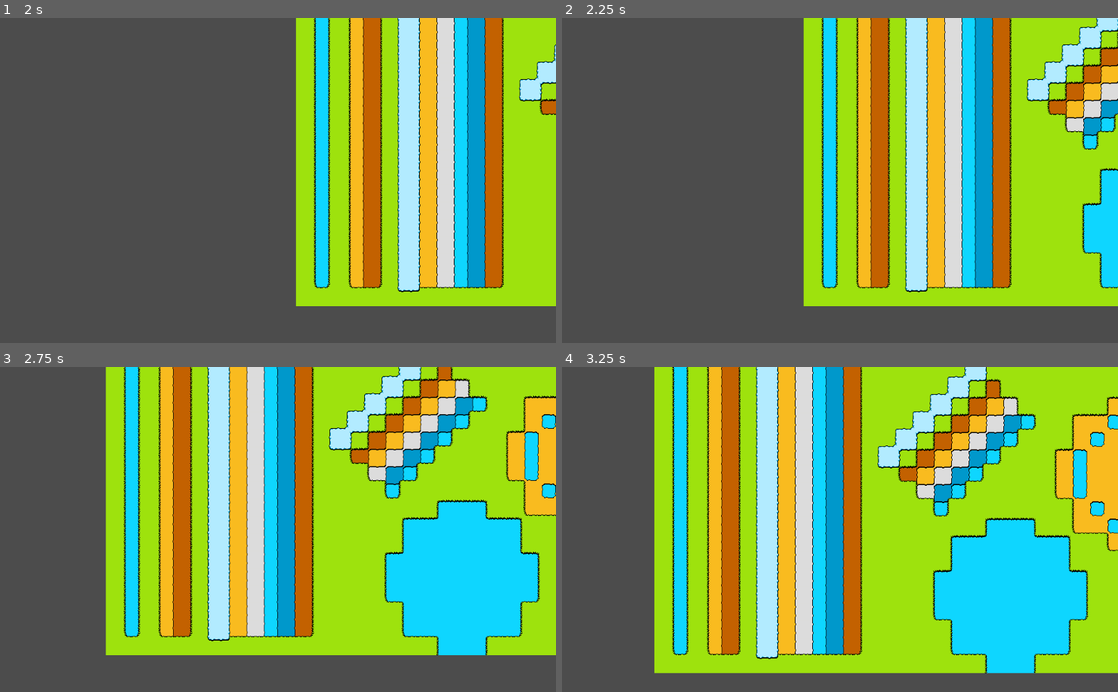
Above: before the commit, frames 1-4 (two rows, left to right).
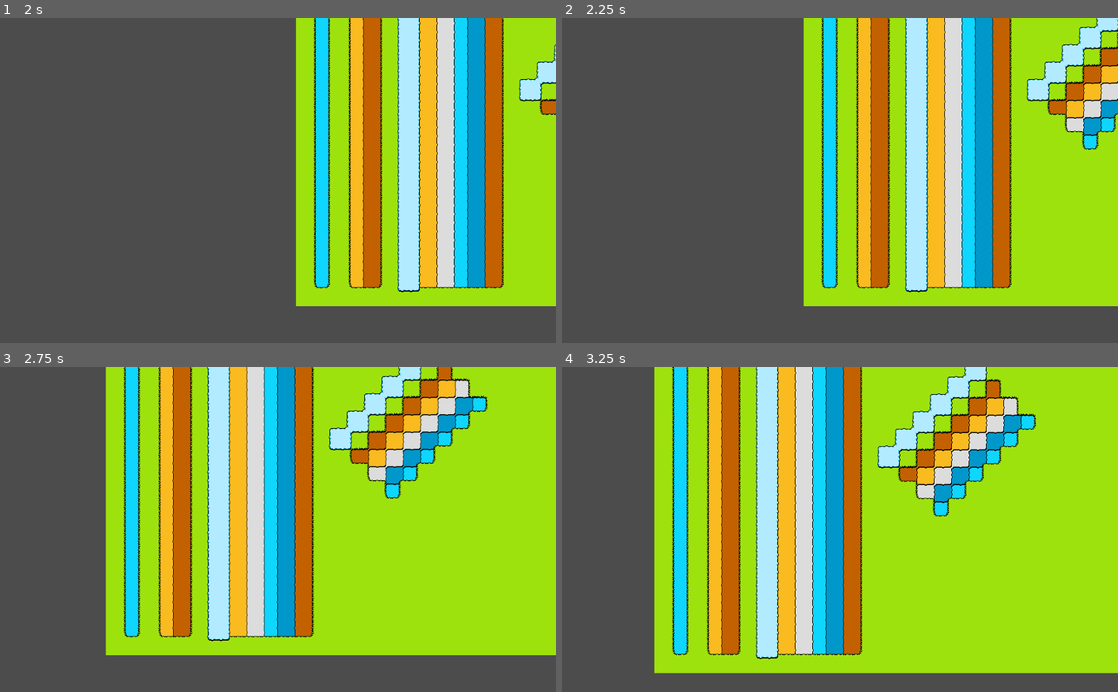
Above: after the commit, the same moments.

Repository: CluckeyMcCormick/fictional-guacamole
Game: Godot game, scene res://scenes/ScrollSpace.tscn
The game is run twice, just before and just after one commit, with the same random seed, the same clock (stepped at 60 frames per second) and the same inputs.
Inputs:
- Up to frame 1 (2 s): tap Enter at 0.5 s; hold S (scroll_down) 0.53-1.28 s; tap A (scroll_left) at 1.35 s
- Up to frame 2 (2.25 s): tap Space at 2 s; hold D (scroll_right) from 2.03 s (still down)
- Up to frame 3 (2.75 s): keep holding D (scroll_right)
- Up to frame 4 (3.25 s): release D (scroll_right) at 2.78 s; tap W (scroll_up) at 2.85 s

Frame 1 is identical in both runs. In frame 2, 1.7% of the frame differs, in the area x 93-100%, y 46-84%; in frame 3, 13%; in frame 4, 14%, in the area x 66-100%, y 8-95%.

Commit message:
Figure out an inheritance order for our worlds
Okay, so originally I thought that I would do the "OpenSimplex" world
last in my list of worlds, because surely that's the most complex one.

Then I realized, my river algorithm requires noise input; so I'd have
to make our "OpenSimplexWorld" FIRST.

Then, while trying to work on that, I realized that the
OpenSimplexNoise in Godot was a resource, not a Node like I was
expecting. Each instance of something that requires OpenSimplex
generation will have to instantiate it's own generator.

I also realized that, although generating the ground cover is the
"first" step in the generation process, it's really the one that's
going to be the most specific to whatever our world type is. Rivers,
on the other hand, will always want to follow the same sort of
algorithm and appearance. It makes sense to have an inherited world,
and separate script, just for rivers.

So I reverted back to the way things were at the start. However, the
River generator is now a RiverPaint node, and has a configurable noise
generator. Any subsequent worlds with river generating needs should be
able to configure this for their inherited scene appropriately.

Now, we actually need to port over the lattice-based river generation
from Prototype I.

Diff:
--- a/FicGuac/scenes/world/RiverWorld.gd
+++ /dev/null
@@ -1,30 +0,0 @@
-extends "res://scenes/world/WorldBase.gd"
-
-# To paint rounded rivers over lines and over a particular area, we'll need to
-# make use of Bresenham functions. We have a library for that, which we'll keep
-# on this node
-# $HamFunc
-
-# Called when the node enters the scene tree for the first time.
-func _ready():
-    pass
-
-func generate():
-    # The function we'll paint our circle with
-    var fr_water = funcref(self, "paint_water")
-    var fr_sand = funcref(self, "paint_sand")
-
-    $HamFunc.func_circle( Vector2(20, 14), 4, fr_water, true )
-    $HamFunc.func_circle( Vector2(27, 7), 4, fr_sand, true )
-    $HamFunc.func_circle( Vector2(27, 7), 3, fr_water, false )
-    self._edge_pass(0, world_len_x)
-
-func paint_water(xy : Vector2, arg_array : Array):
-    $Primary.set_cell(xy.x, xy.y, $TileData.PRIME_WATER)
-
-func paint_sand(xy : Vector2, arg_array : Array):
-    $Primary.set_cell(xy.x, xy.y, $TileData.PRIME_SAND)
-
-# Called every frame. 'delta' is the elapsed time since the previous frame.
-#func _process(delta):
-#    pass
--- a/FicGuac/scenes/world/RiverWorld.tscn
+++ b/FicGuac/scenes/world/RiverWorld.tscn
@@ -1,11 +1,9 @@
-[gd_scene load_steps=4 format=2]
+[gd_scene load_steps=3 format=2]
 
 [ext_resource path="res://scenes/world/WorldBase.tscn" type="PackedScene" id=1]
-[ext_resource path="res://scenes/world/RiverWorld.gd" type="Script" id=2]
-[ext_resource path="res://game_util/Bresenham.gd" type="Script" id=3]
+[ext_resource path="res://scenes/world/paint/RiverPaint.gd" type="Script" id=2]
 
 [node name="RiverWorld" index="0" instance=ExtResource( 1 )]
+
+[node name="RiverPaint" type="Node" parent="." index="6"]
 script = ExtResource( 2 )
-
-[node name="HamFunc" type="Node" parent="." index="5"]
-script = ExtResource( 3 )
--- a/FicGuac/scenes/world/WorldBase.tscn
+++ b/FicGuac/scenes/world/WorldBase.tscn
@@ -1,9 +1,10 @@
-[gd_scene load_steps=5 format=2]
+[gd_scene load_steps=6 format=2]
 
 [ext_resource path="res://scenes/world/WorldBase.gd" type="Script" id=1]
 [ext_resource path="res://scenes/world/data/PrimaryTileSet.tres" type="TileSet" id=2]
 [ext_resource path="res://scenes/world/data/DetailTileSet.tres" type="TileSet" id=3]
 [ext_resource path="res://scenes/world/data/TileData.gd" type="Script" id=4]
+[ext_resource path="res://game_util/Bresenham.gd" type="Script" id=5]
 
 [node name="WorldBase" type="Node2D"]
 script = ExtResource( 1 )
@@ -50,3 +51,6 @@
 
 [node name="TileData" type="Node" parent="."]
 script = ExtResource( 4 )
+
+[node name="HamFunc" type="Node" parent="."]
+script = ExtResource( 5 )
--- /dev/null
+++ b/FicGuac/scenes/world/paint/RiverPaint.gd
@@ -0,0 +1,47 @@
+extends Node
+
+# To paint rounded rivers over lines and over a particular area, we'll need to
+# make use of Bresenham functions. We have a library for that, which we'll keep
+# on this node
+# $HamFunc
+
+# To help simulate the flow of a river, we'll use open simplex noise to provide
+# us with a pseudo-heightmap. Our rivers will then naturally (try) to approximate
+# the course of the map's canyons. These variables allow us to easily set these
+# values using Godot's GUI.
+export(int) var flow_octaves
+export(float) var flow_period
+export(float) var flow_persistence
+
+# We'll stick our Open Simplex Noise generator into this variable.
+var noise_gen
+
+func _ready():
+    noise_gen = OpenSimplexNoise.new()
+    noise_gen.octaves = flow_octaves
+    noise_gen.period = flow_period
+    noise_gen.persistence = flow_persistence
+    noise_gen.seed = randi()
+
+func paint_river(start : Vector2, end : Vector2):
+    var prs = funcref(self, "_paint_river_segment")
+    $HamFunc.func_line( start, end, prs, [3] )
+
+func _paint_river_segment(xy : Vector2, arg_array : Array):
+    # The function we'll paint our circle with
+    var fr_water = funcref(self, "_paint_water")
+    var fr_sand = funcref(self, "_paint_sand")
+
+    var size = arg_array[0]
+    $HamFunc.func_circle( xy, size, fr_sand, true )
+    $HamFunc.func_circle( xy, size - 1, fr_water, true )
+
+func _paint_water(xy : Vector2, arg_array : Array):
+    $Primary.set_cell(xy.x, xy.y, $TileData.PRIME_WATER)
+
+func _paint_sand(xy : Vector2, arg_array : Array):
+    $Primary.set_cell(xy.x, xy.y, $TileData.PRIME_SAND)
+
+# Called every frame. 'delta' is the elapsed time since the previous frame.
+#func _process(delta):
+#    pass
